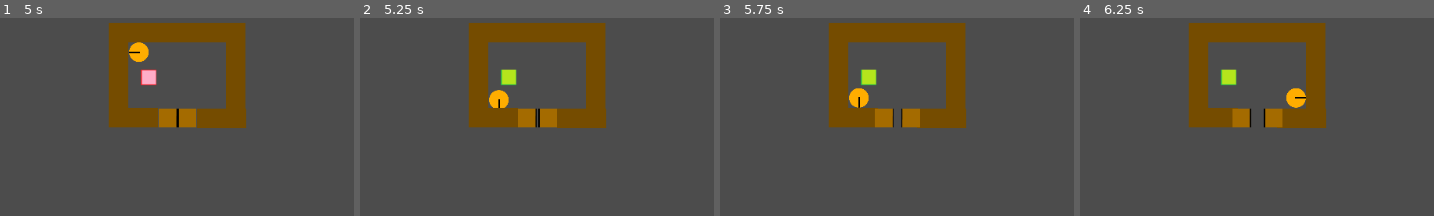
Above: before the commit, frames 1-4 (left to right).
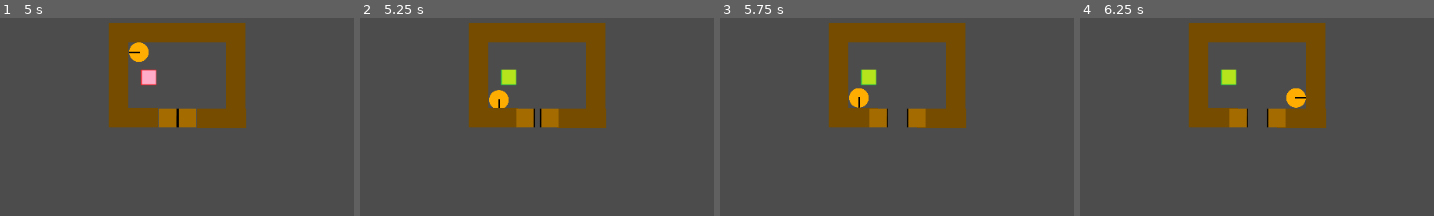
Above: after the commit, the same moments.

Repository: Charidan/Kleptochron
Game: Godot game, scene res://scenes/CollisionTest.tscn
Two runs of this game, one before a commit and one after it. Both use one fixed random seed, a clock stepped at 60 frames per second and the inputs below.
Inputs:
- Up to frame 1 (5 s): tap Enter at 0.5, 2, 3.5 s; hold Right (ui_right) 0.53-1.28 s; tap Space at 1.25, 2.75, 4.25 s; hold Down (ui_down) 1.28-2.03 s; hold Right (ui_right) 2.03-2.78 s; hold Up (ui_up) 2.78-3.53 s; hold Left (ui_left) from 3.53 s (still down)
- Up to frame 2 (5.25 s): release Left (ui_left) at 5.03 s; hold Down (ui_down) from 5.03 s (still down)
- Up to frame 3 (5.75 s): keep holding Down (ui_down)
- Up to frame 4 (6.25 s): release Down (ui_down) at 5.78 s; hold Right (ui_right) from 5.78 s (still down)
The pictures show only the part of the screen within x 22-72%, y 26-76%; the shares and areas given below are measured in that part.

Frame 1 is identical in both runs. In frame 2, 0.3% of the frame differs, in the area x 44-57%, y 45-56%; in frame 3, 0.7%, in the area x 42-59%, y 45-56%; in frame 4, 0.4%.

Commit message:
Exported door speed so it can be set in the editor.

Diff:
--- a/scenes/CollisionTest.tscn
+++ b/scenes/CollisionTest.tscn
@@ -71,3 +71,4 @@
 position = Vector2( 475.227, 299.832 )
 scale = Vector2( 2.39617, 1.56712 )
 PASSWORD = "alpha"
+SPEED = 9
--- a/scripts/door.gd
+++ b/scripts/door.gd
@@ -4,7 +4,7 @@
 
 var open = false
 var moving = false
-const SPEED = 3
+export(int) var SPEED
 const POS_LEFT_OPEN = Vector2(-10, 0)
 const POS_LEFT_CLOSE = Vector2(-5, 0)
 const POS_RIGHT_OPEN = Vector2(10, 0)
@@ -45,14 +45,12 @@
 	return true
 
 func open(signal_value):
-	print("signal = " + signal_value + " password = " + PASSWORD + " equal? " + str(signal_value == PASSWORD))
 	if signal_value == PASSWORD:
 		moving = true
 		open = true
 		event_list.append('open_begin:' + str(time))
 
 func close(signal_value):
-	print("signal = " + signal_value + " password = " + PASSWORD + " equal? " + str(signal_value == PASSWORD))
 	if signal_value == PASSWORD:
 		moving = true
 		open = false
